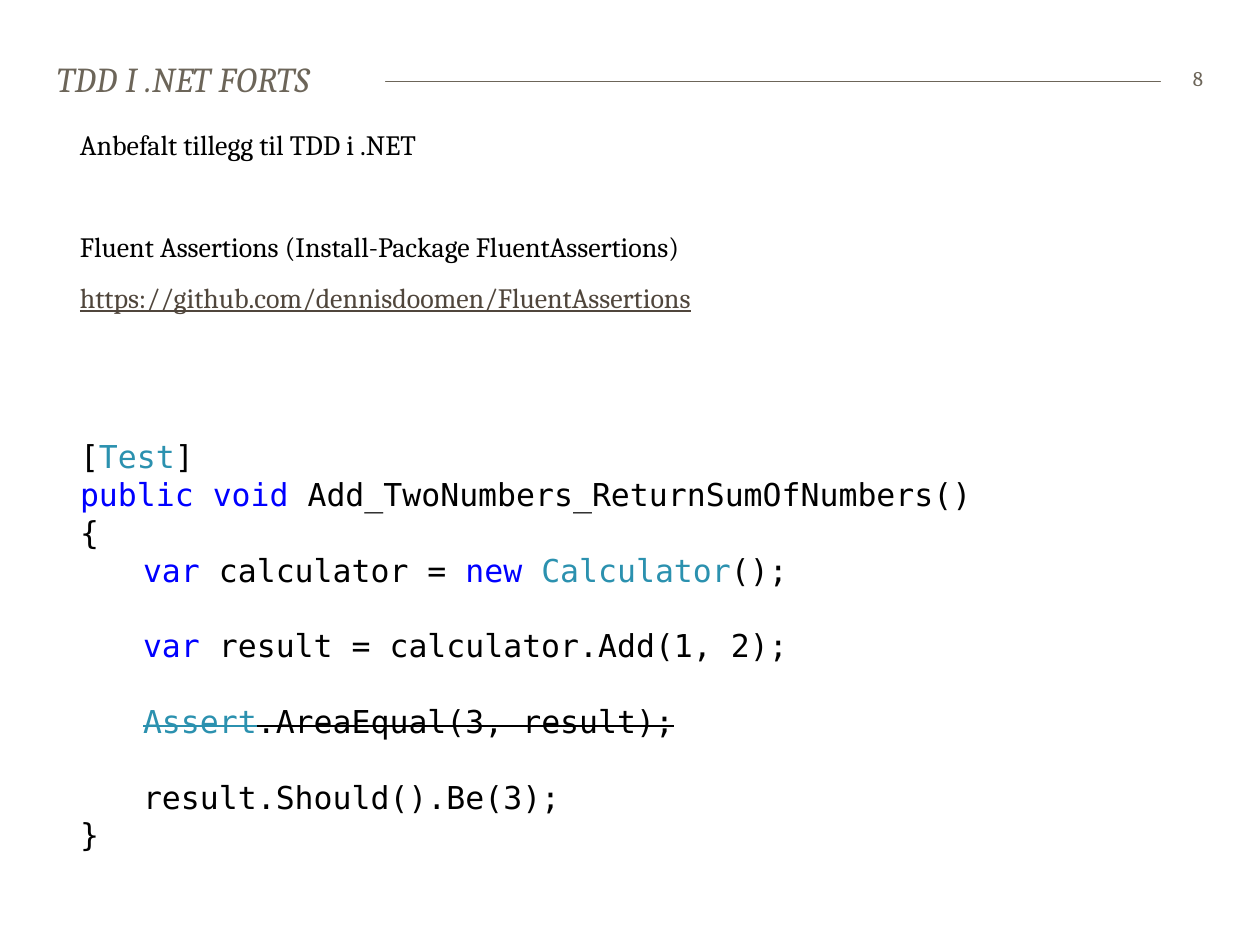
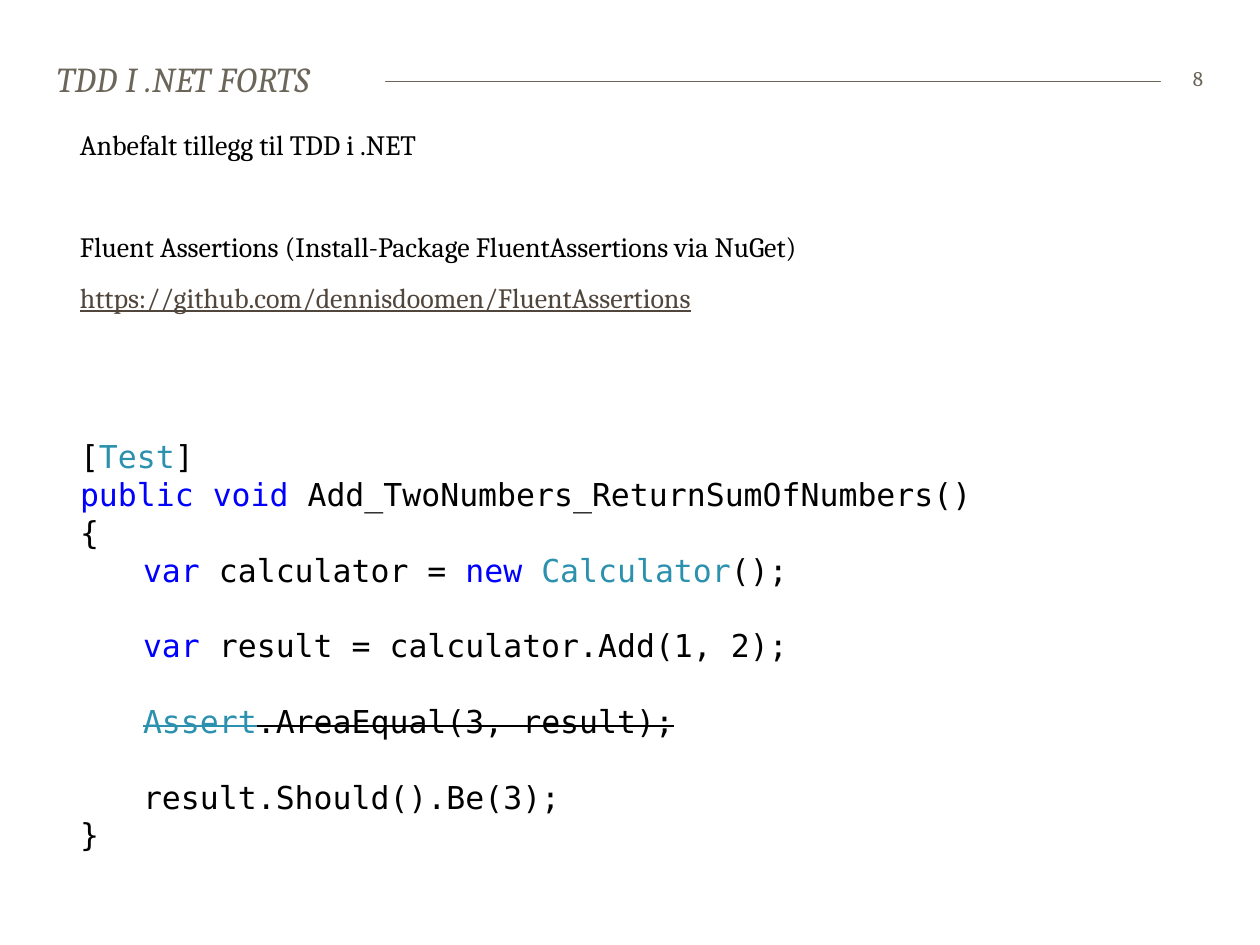
Before and after one commit to bekk/dotnetkurs, a slide deck: slide 8 of tdd/TDD.pptx. Drawn at 1260x945 pixels with LibreOffice and Linux fonts; fonts in the diff are those of the drawing. Boxes give left, top, right and bottom in pixels: in the first picture for what was removed or moved away, otherwise in the second. Text is boxed around its words. In the diff, an @@ line names an element or a change of style, - is before the commit and + after.

```diff
--- a/tdd/TDD.pptx
+++ b/tdd/TDD.pptx
@@ text at <box>80,237,797,263</box>: text changed @@
-Fluent Assertions (Install-Package FluentAssertions)
+Fluent Assertions (Install-Package FluentAssertions via NuGet)
```
Also in this commit, not shown: 11 other slides changed, 31 other files.
